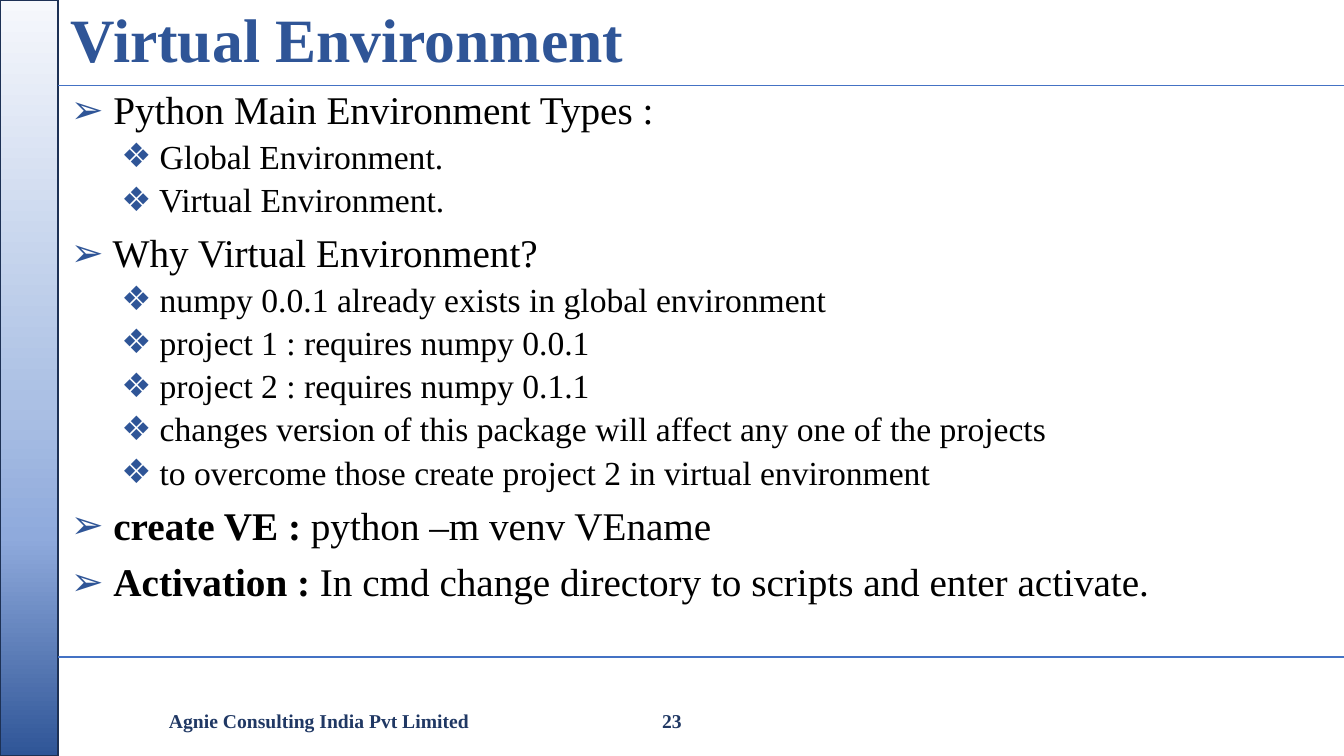
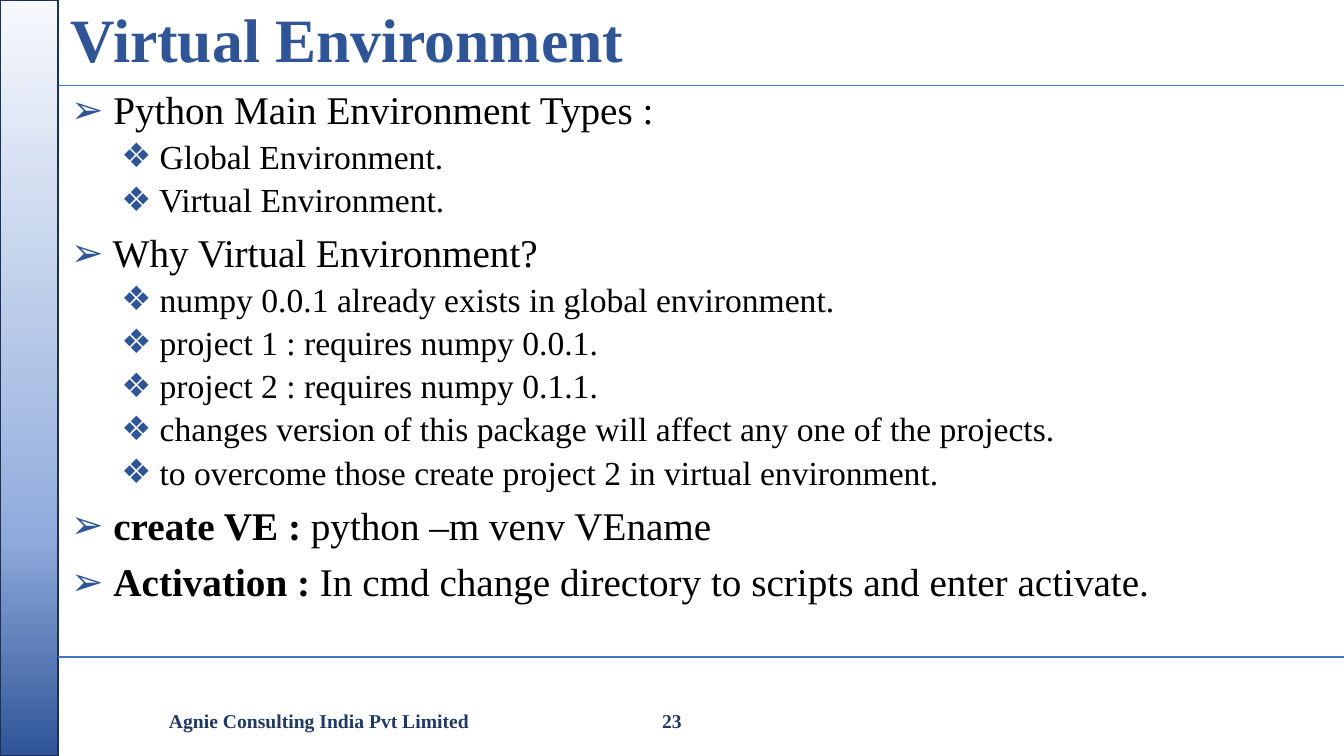
Before and after one commit to nikishdaniel1-del/Python-Cls, a slide deck: slide 23 of python class/Python Class.pptx. Drawn at 1344x756 pixels with LibreOffice and Linux fonts; fonts in the diff are those of the drawing; background and template pictures are left out. Boxes give left, top, right and bottom in pixels: in the first picture for what was removed or moved away, otherwise in the second. Text is boxed around its words. In the diff, an @@ line names an element or a change of style, - is before the commit and + after.

```diff
--- a/python class/Python Class.pptx
+++ b/python class/Python Class.pptx
@@ text at (x1=160, y1=288, x2=1055, y2=491): text changed @@
-  ❖ numpy 0.0.1 already exists in global environment
-  ❖ project 1 : requires numpy 0.0.1
-  ❖ project 2 : requires numpy 0.1.1
-  ❖ changes version of this package will affect any one of the projects
-  ❖ to overcome those create project 2 in virtual environment
+  ❖ numpy 0.0.1 already exists in global environment.
+  ❖ project 1 : requires numpy 0.0.1.
+  ❖ project 2 : requires numpy 0.1.1.
+  ❖ changes version of this package will affect any one of the projects.
+  ❖ to overcome those create project 2 in virtual environment.
```
Also in this commit, not shown: 9 other slides changed, 1 other file.
